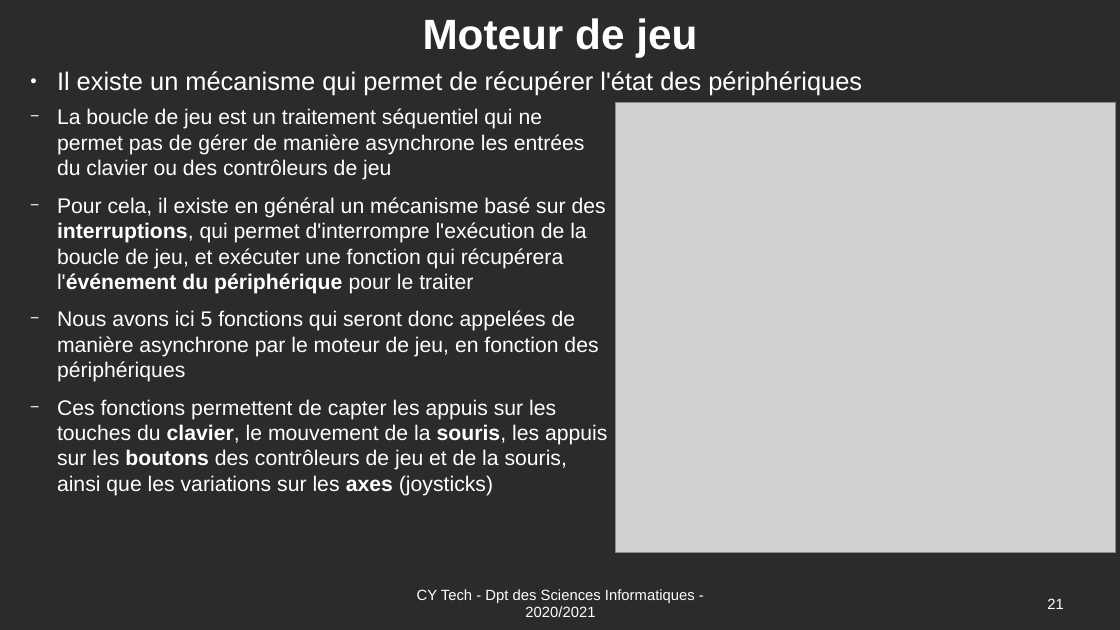
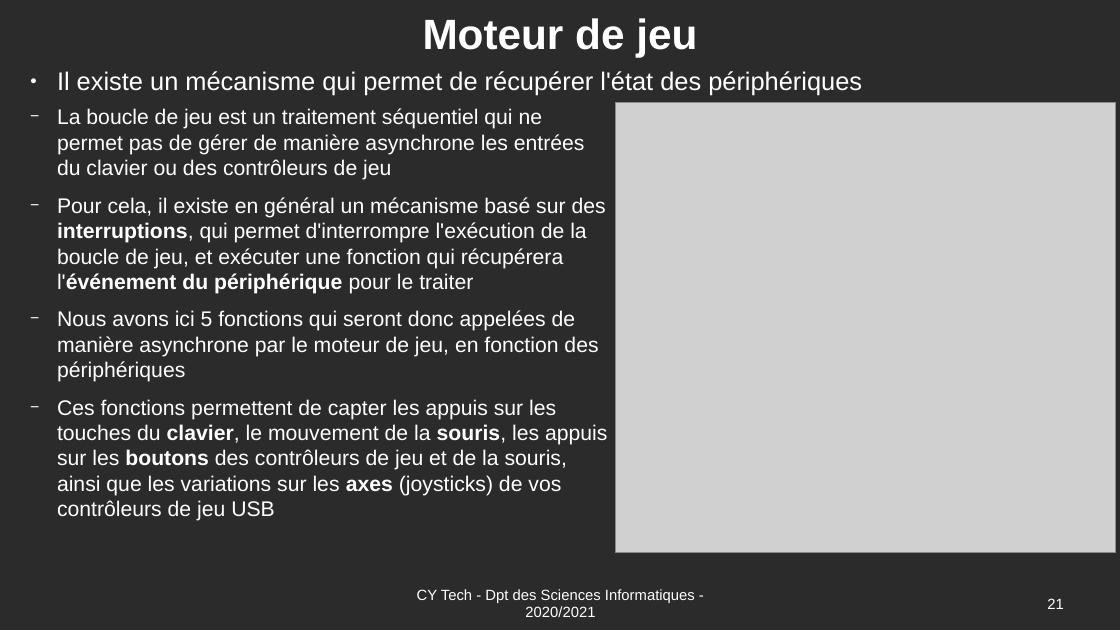
Before and after one commit to Romuald78/pyArcade, a slide deck: slide 21 of _wip/UE_Libre_Jeu_Arcade_Documentation.odp. Drawn at 1120x630 pixels with LibreOffice and Linux fonts; fonts in the diff are those of the drawing; grey boxes stand for pictures; background and template pictures are left out; a plain dark background stands for a picture behind light text. Boxes give left, top, right and bottom in pixels: in the first picture for what was removed or moved away, otherwise in the second. Text is boxed around its words. In the diff, an @@ line names an element or a change of style, - is before the commit and + after.

```diff
--- a/_wip/UE_Libre_Jeu_Arcade_Documentation.odp
+++ b/_wip/UE_Libre_Jeu_Arcade_Documentation.odp
@@ text at box(57, 399, 607, 521): text changed @@
-  − Ces fonctions permettent de capter les appuis sur les touches du clavier, le mouvement de la souris, les appuis sur les boutons des contrôleurs de jeu et de la souris, ainsi que les variations sur les axes (joysticks)
+  − Ces fonctions permettent de capter les appuis sur les touches du clavier, le mouvement de la souris, les appuis sur les boutons des contrôleurs de jeu et de la souris, ainsi que les variations sur les axes (joysticks) de vos contrôleurs de jeu USB
```
Also in this commit, not shown: 5 other slides changed, 1 other file.
